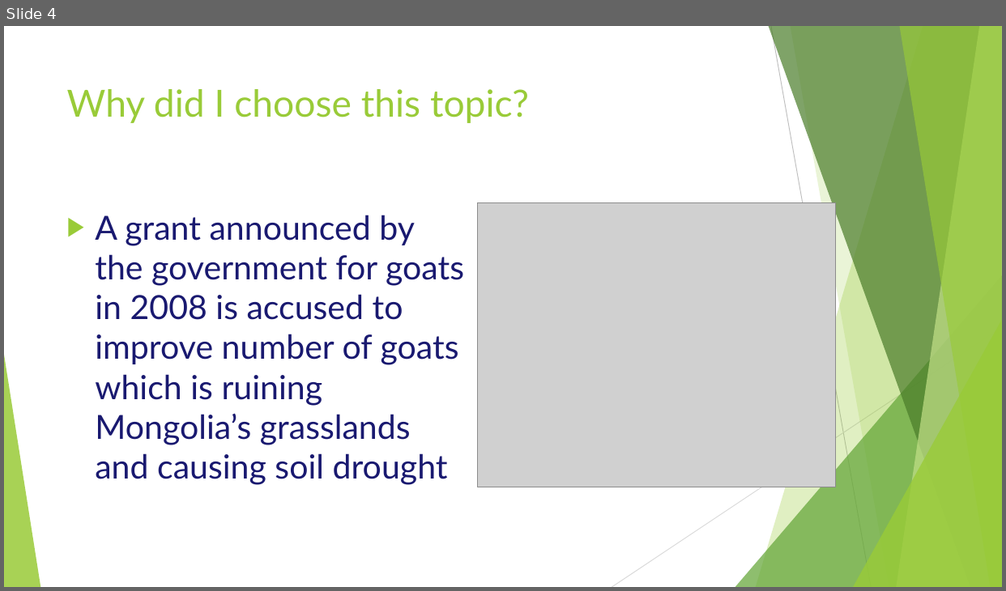
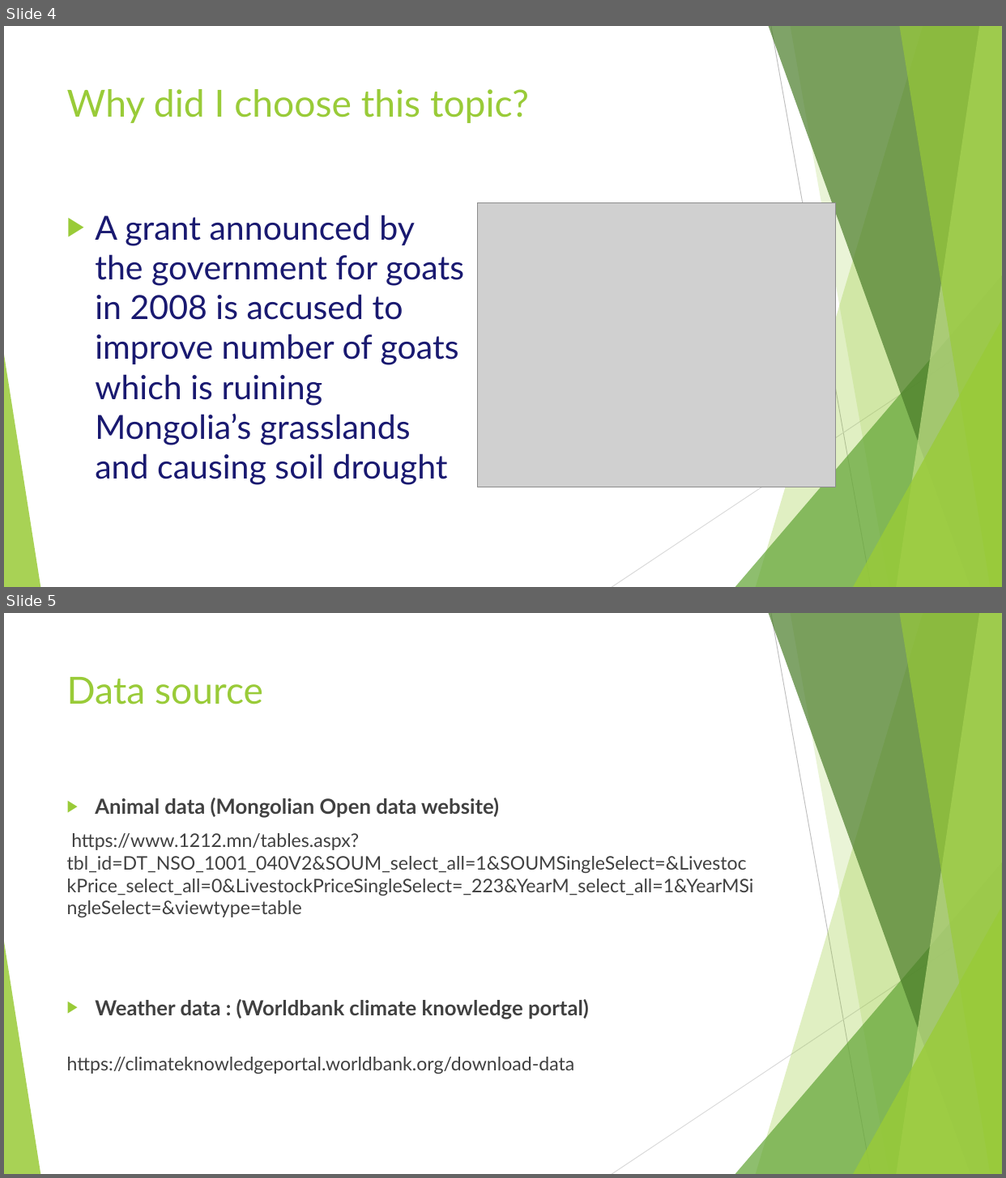
Before and after one commit to jina2020/Projects, a slide deck: Weather and animal data in Mongolia/Weather and animal correlation in Mongolia.pptx. Shown one above the other, each under a label of ours: slide 4 before the commit, slides 4 and 5 after it. The pictures are 1006x591 and 1006x1178 pixels, drawn with LibreOffice and Linux fonts; fonts in the diff are those of the drawing; grey boxes stand for pictures. Boxes give left, top, right and bottom in pixels: in the first picture for what was removed or moved away, otherwise in the second. Text is boxed around its words. In the diff, an @@ line names an element or a change of style, - is before the commit and + after.

```diff
--- a/Weather and animal data in Mongolia/Weather and animal correlation in Mongolia.pptx
+++ b/Weather and animal data in Mongolia/Weather and animal correlation in Mongolia.pptx
@@ slide 5 added at (x1=4, y1=613, x2=1002, y2=1174), background #FFFFFF; not listed: 10 template elements that a slide beside it also shows @@
@@ title added at (x1=67, y1=677, x2=263, y2=705), 36 pt, text #99CB38 @@
+Data source
@@ text added at (x1=67, y1=798, x2=754, y2=1074), 18 pt, text #404040 @@
+▶ Animal data (Mongolian Open data website)
+https://www.1212.mn/tables.aspx?tbl_id=DT_NSO_1001_040V2&SOUM_select_all=1&SOUMSingleSelect=&LivestockPrice_select_all=0&LivestockPriceSingleSelect=_223&YearM_select_all=1&YearMSingleSelect=&viewtype=table
+▶ Weather data : (Worldbank climate knowledge portal)
+https://climateknowledgeportal.worldbank.org/download-data
```
Also in this commit, not shown: 6 slides changed, 5 other slides added, 2 slides removed, 5 other files.
